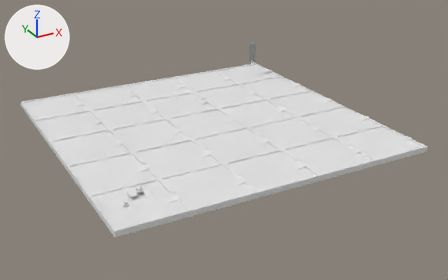
The glTF model assets/terrain.glb: old version first, new version second.
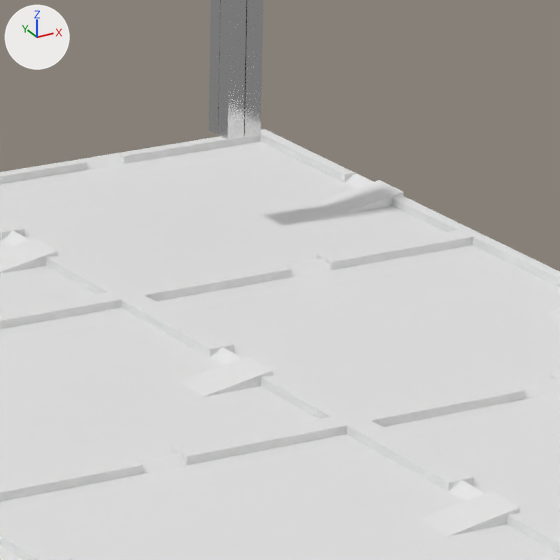
The first picture shows the older version from a 50 mm camera at (-50.9, -140.6, 83.7) aimed at (46.0, 35.6, -4.4). The close-ups show the older and then the newer version on the part from 50% to 65% of the width and 17% to 41% of the height of that picture. Only the edits that show in the close-ups are written down. Arrows for +X, +Y and +Z are at upper left; the lights stay in place. Where no turn or scale is listed for an object, it has been applied to the vertices. Vertices at exactly the same position are counted once.

The scene before the commit, as lines of its bpy script (objects in view):
```python
me_sm_ground = bpy.data.meshes.new('SM_ground')
me_sm_ground.from_pydata(...)  # 1198 vertices, 2460 faces; spans x -10.7..96.3, y -10.7..96.3, z -1.3..0.7
ob_sm_ground = bpy.data.objects.new('SM_ground', me_sm_ground)
ob_sm_ground.location = (0.0, 0.0, 0.0)
```
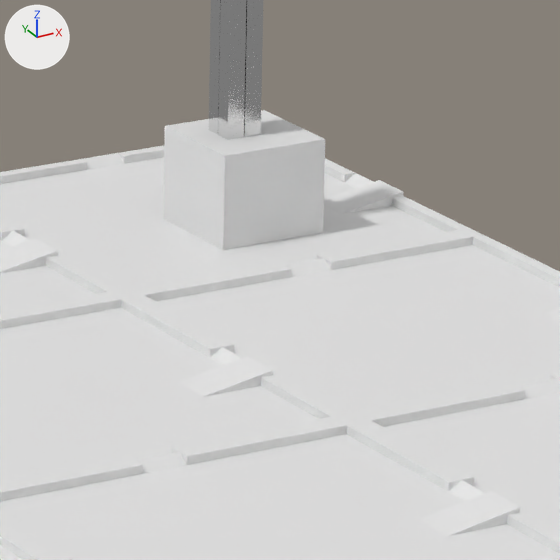
Location of each change, (x1, y1, x2, y2) in pixels of the close-ups (560 x 560 px):
'SM_ground', reshaped: before (0, 129, 560, 560); after (0, 110, 560, 560)
part 1 of me_sm_ground, added: after (163, 110, 325, 250)

Patch to the scene script:
```diff
--- a/assets/terrain.glb.py
+++ b/assets/terrain.glb.py
@@ me_sm_ground @@
 # used by ob_sm_ground; location = (0.0, 0.0, 0.0)
-me_sm_ground.from_pydata(...)  # 1198 vertices, 2460 faces; spans x -10.7..96.3, y -10.7..96.3, z -1.3..0.7
+me_sm_ground.from_pydata(...)  # 1206 vertices, 2472 faces; spans x -10.7..96.3, y -10.7..96.3, z -1.3..5.1
+# me_sm_ground part 1: a new loose piece, a box spanning x 83.6..89.8, y 79.7..85.9, z 0.0..5.1
```
